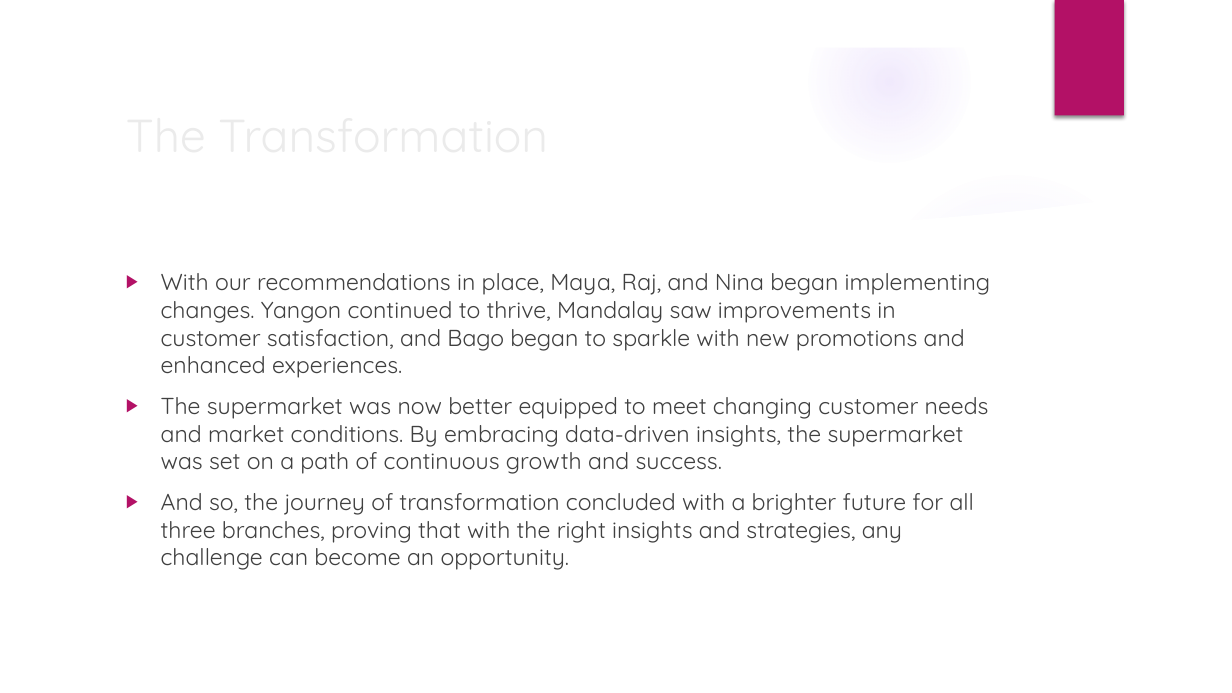
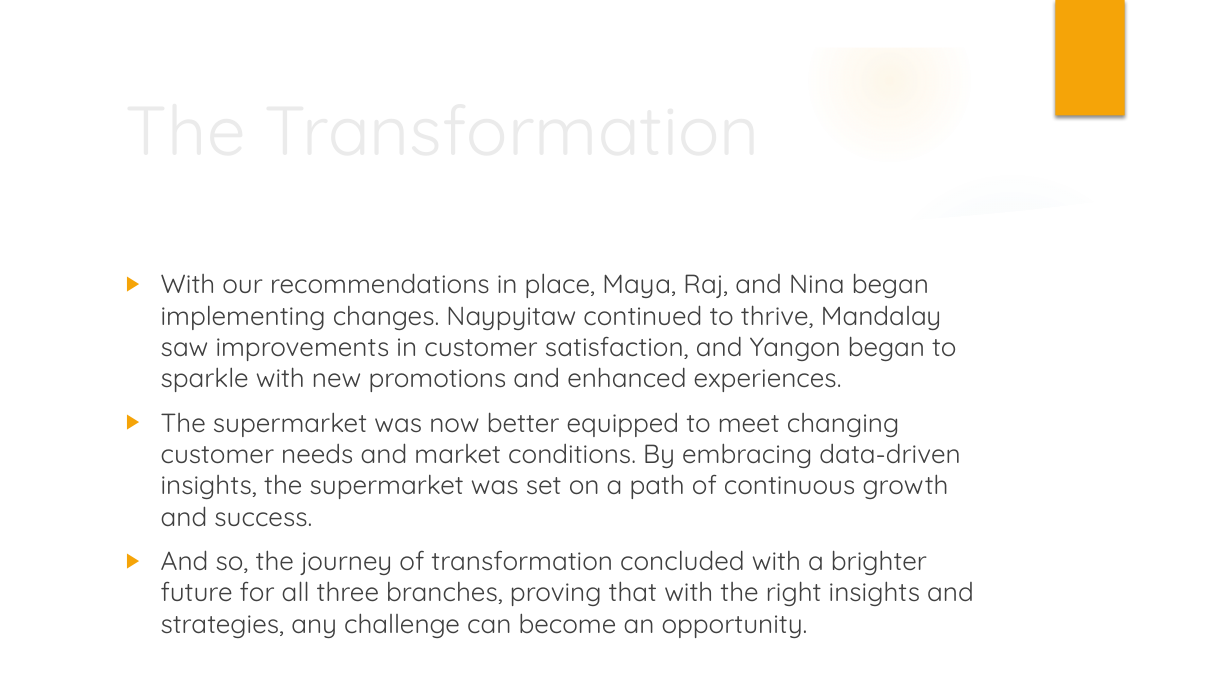
Before and after one commit to OmarderbalaAQ/NTI-CAPSTONE-D.A, a slide deck: slide 9 of The Journey of analysis.pptx. Drawn at 1232x693 pixels with LibreOffice and Linux fonts; fonts in the diff are those of the drawing; background and template pictures are left out. Boxes give left, top, right and bottom in pixels: in the first picture for what was removed or moved away, otherwise in the second. Text is boxed around its words. In the diff, an @@ line names an element or a change of style, - is before the commit and + after.

```diff
--- a/The Journey of analysis.pptx
+++ b/The Journey of analysis.pptx
@@ ellipse at bbox=[809, 0, 970, 162]: fill gradient #9B6BF2 to gradient #FAC96A @@
@@ rectangle at bbox=[1055, 0, 1125, 116]: fill #B31166 to #F5A408 @@
@@ title "The Transformation": place and size @@
-title "The Transformation" at bbox=[161, 397, 559, 510]
+title "The Transformation" at bbox=[161, 413, 613, 571]
@@ title "The Transformation" at bbox=[161, 413, 613, 571]: size 36 to 54 pt @@
@@ fill gradient #9B6BF2 to gradient #8EBBD2 in 3 elements at bbox=[0, 293, 238, 531], bbox=[870, 593, 970, 693], bbox=[870, 169, 1154, 454] @@
@@ ellipse at bbox=[0, 270, 423, 693]: fill gradient #9B6BF2 to gradient #FAC96A @@
@@ text at bbox=[161, 273, 956, 392]: text changed; size 18 to 20.4 pt @@
-▶ With our recommendations in place, Maya, Raj, and Nina began implementing changes. Yangon continued to thrive, Mandalay saw improvements in customer satisfaction, and Bago began to sparkle with new promotions and enhanced experiences.
+▶ With our recommendations in place, Maya, Raj, and Nina began implementing changes. Naypyitaw continued to thrive, Mandalay saw improvements in customer satisfaction, and Yangon began to sparkle with new promotions and enhanced experiences.
@@ text at bbox=[161, 412, 974, 606]: size 18 to 20.4 pt in "The supermarket was now better equipped to ...", "And so, the journey of transformation concluded ..."; bullet colour #B31166 to #F5A408 @@
@@ ellipse added at bbox=[870, 592, 970, 692], fill gradient #FAC96A @@
```
Also in this commit, not shown: 5 other slides changed, 3 slides added, 3 slides removed, 3 other files.
